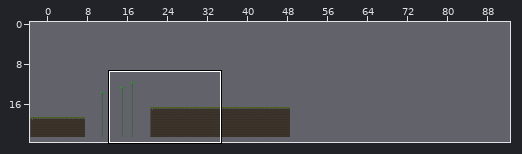
A Tiled map gets an edit: assets/maps/seccion1-3.tmx. Above, an overview of the earlier version with the close-up marked.
Close-up. Old version:
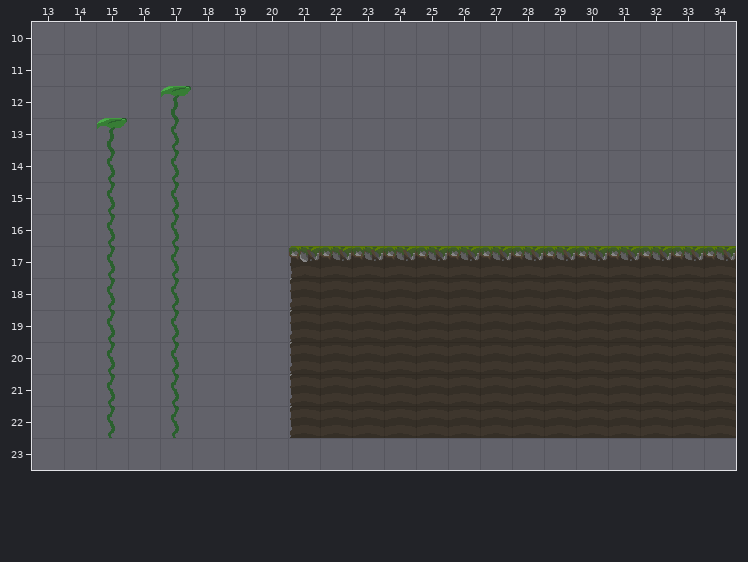
Cells are 64x64 px. Shown: x 13..34, y 10..23. The commit also changed other parts of the map, which this record leaves out. The old version is drawn lined up with the new one.
New version:
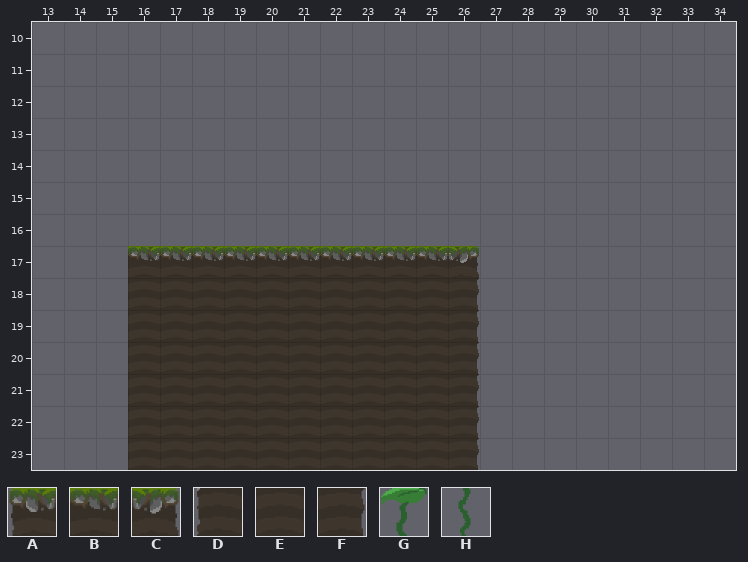
Key: from "forest": A 0, B 1, C 2, D 3, E 4, F 5, G 41, H 42.
_ is an empty cell.
Change:
map size 52x24 -> 93x24 cells (old content now starts at -3,-1; both pictures use the new coordinates)
Layer "Suelo":
y 12: x 17 G -> _
y 13: x 15 G -> _; x 17 H -> _
y 14..16: x 15 H -> _; x 17 H -> _
y 17: x 15..21 H_H___A -> _BBBBBB; x 26..34 BBBBBBBBB -> C________
y 18..22: x 15..21 H_H___D -> _EEEEEE; x 26..34 EEEEEEEEE -> F________
y 23: x 16..26 ___________ -> EEEEEEEEEEF
Where, in picture pixels (left, top, right, bottom), the same in both close-ups:
changed: (97, 86, 736, 470)
